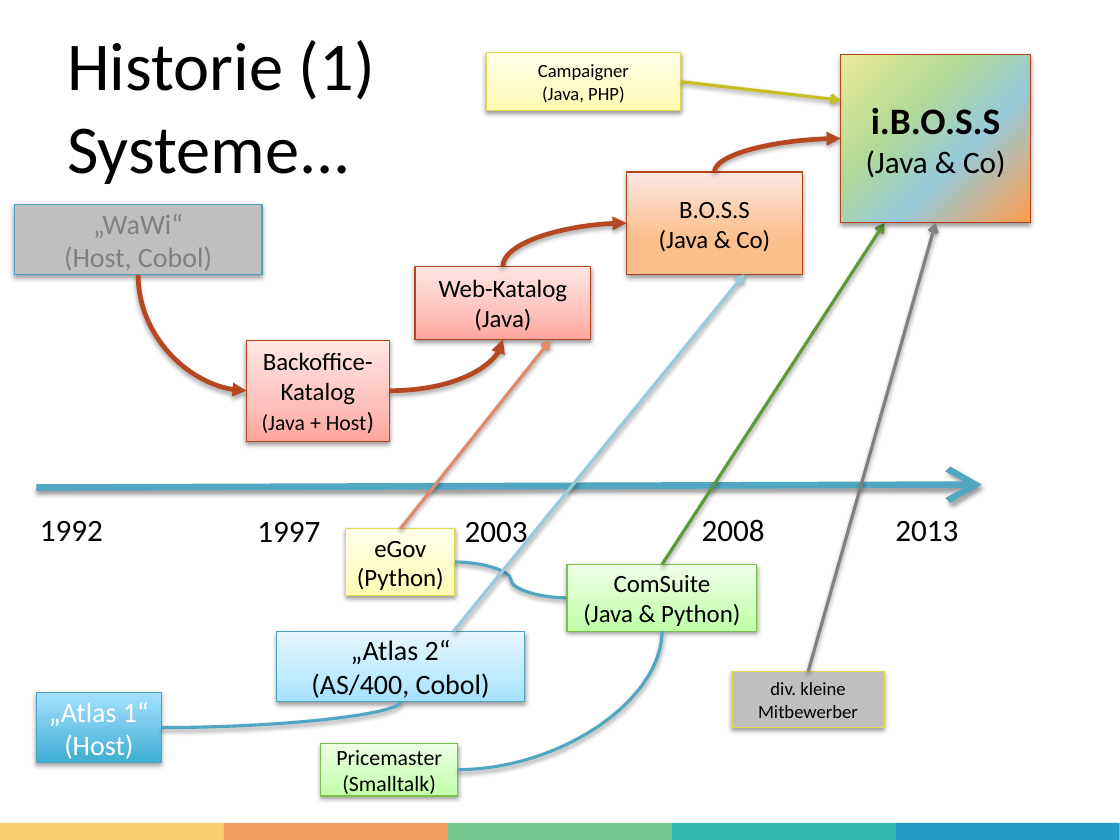
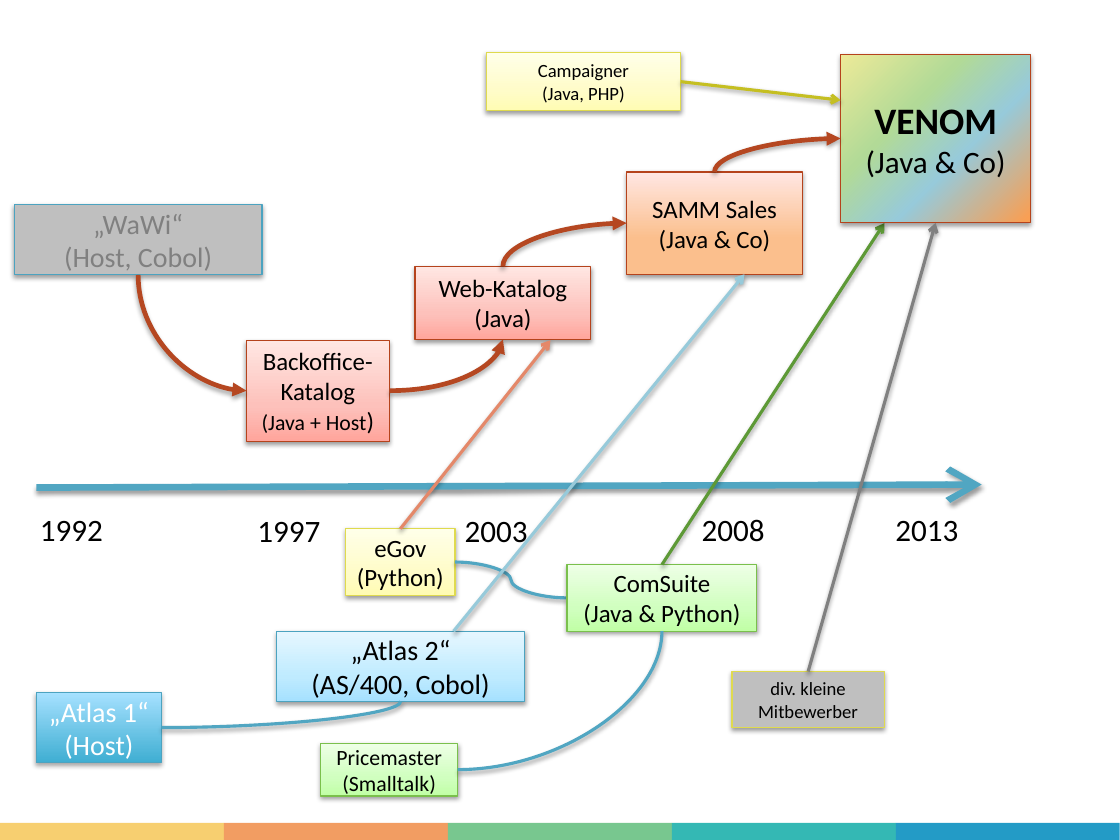
Before and after one commit to aim42/venom-example, a slide deck: slide 3 of graphics/venom-diagrams.pptx. Drawn at 1120x840 pixels with LibreOffice and Linux fonts; fonts in the diff are those of the drawing. Boxes give left, top, right and bottom in pixels: in the first picture for what was removed or moved away, otherwise in the second. Text is boxed around its words. In the diff, an @@ line names an element or a change of style, - is before the commit and + after.

```diff
--- a/graphics/venom-diagrams.pptx
+++ b/graphics/venom-diagrams.pptx
@@ title removed at [67, 40, 375, 184] @@
-Historie (1)
-Systeme...
@@ text in rectangle at [866, 103, 1005, 177]: text changed; size 24 to 20 pt; bold off @@
-i.B.O.S.S
-(Java & Co)
+VENOM
+(Java & Co)
@@ text in rectangle at [652, 200, 777, 252]: text changed @@
-B.O.S.S
-(Java & Co)
+SAMM Sales
+(Java & Co)
```
Also in this commit, not shown: 4 other files.
